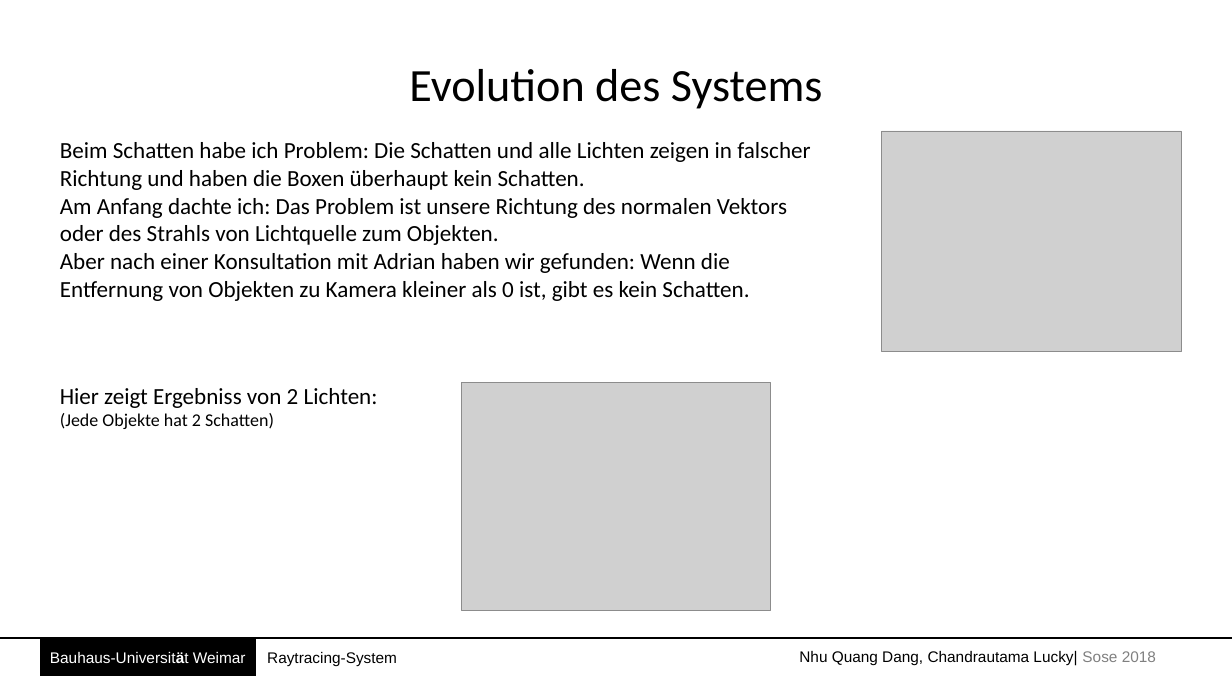
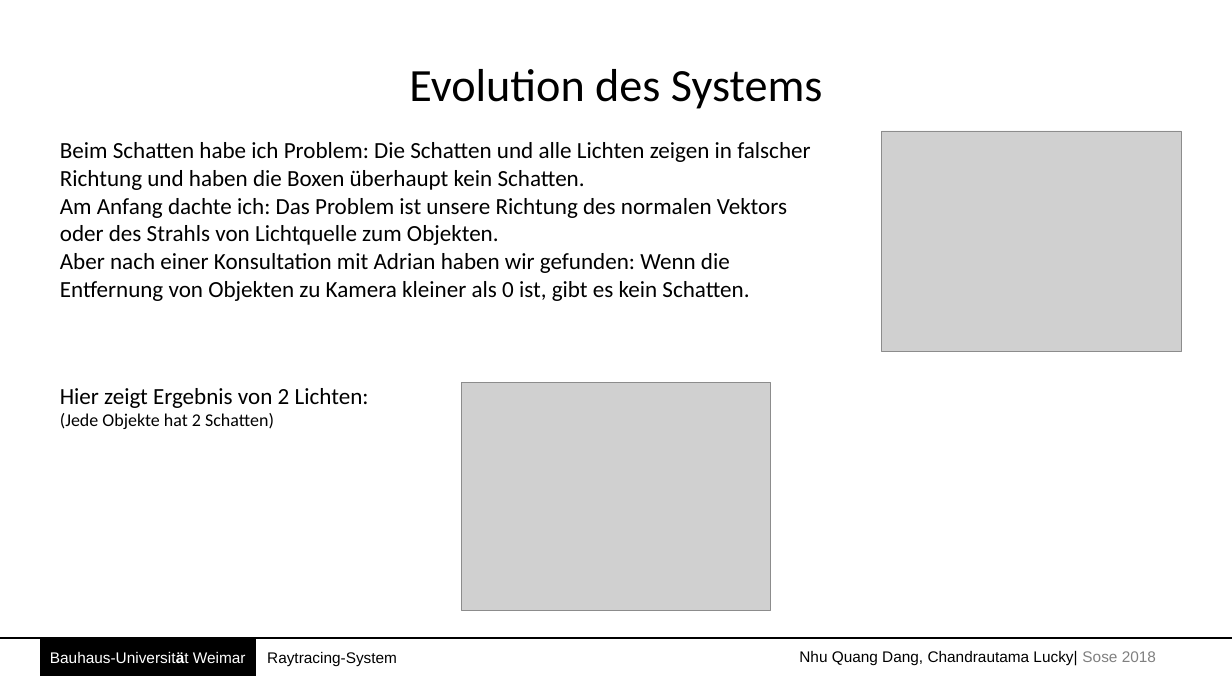
Before and after one commit to Batshaw/Coorp, a slide deck: slide 6 of Prasentation/raytracing.pptx. Drawn at 1232x693 pixels with LibreOffice and Linux fonts; fonts in the diff are those of the drawing; grey boxes stand for pictures. Boxes give left, top, right and bottom in pixels: in the first picture for what was removed or moved away, otherwise in the second. Text is boxed around its words. In the diff, an @@ line names an element or a change of style, - is before the commit and + after.

```diff
--- a/Prasentation/raytracing.pptx
+++ b/Prasentation/raytracing.pptx
@@ text at bbox=[60, 388, 369, 408]: text changed @@
-Hier zeigt Ergebniss von 2 Lichten:
+Hier zeigt Ergebnis von 2 Lichten:
```
Also in this commit, not shown: 3 other slides changed, 4 other files.
